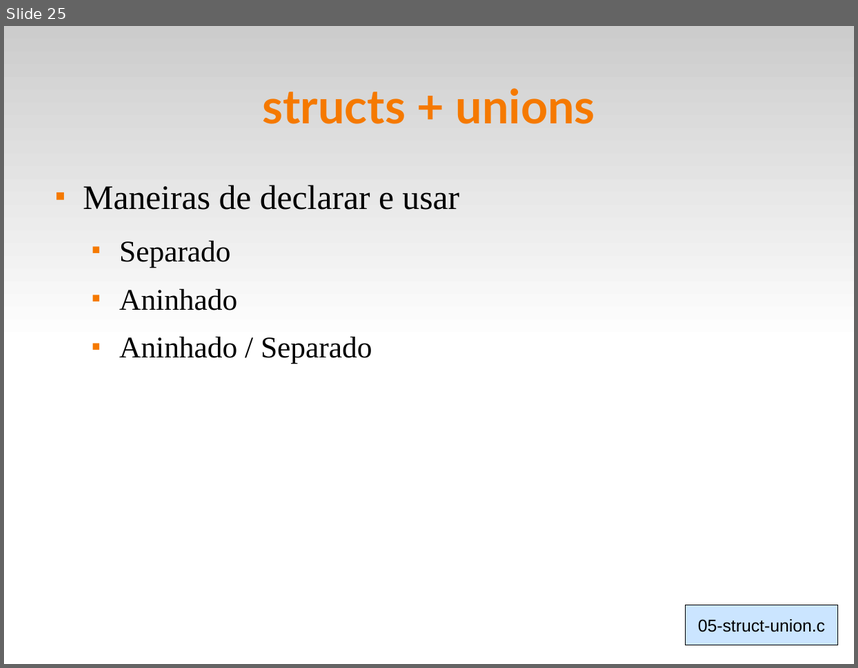
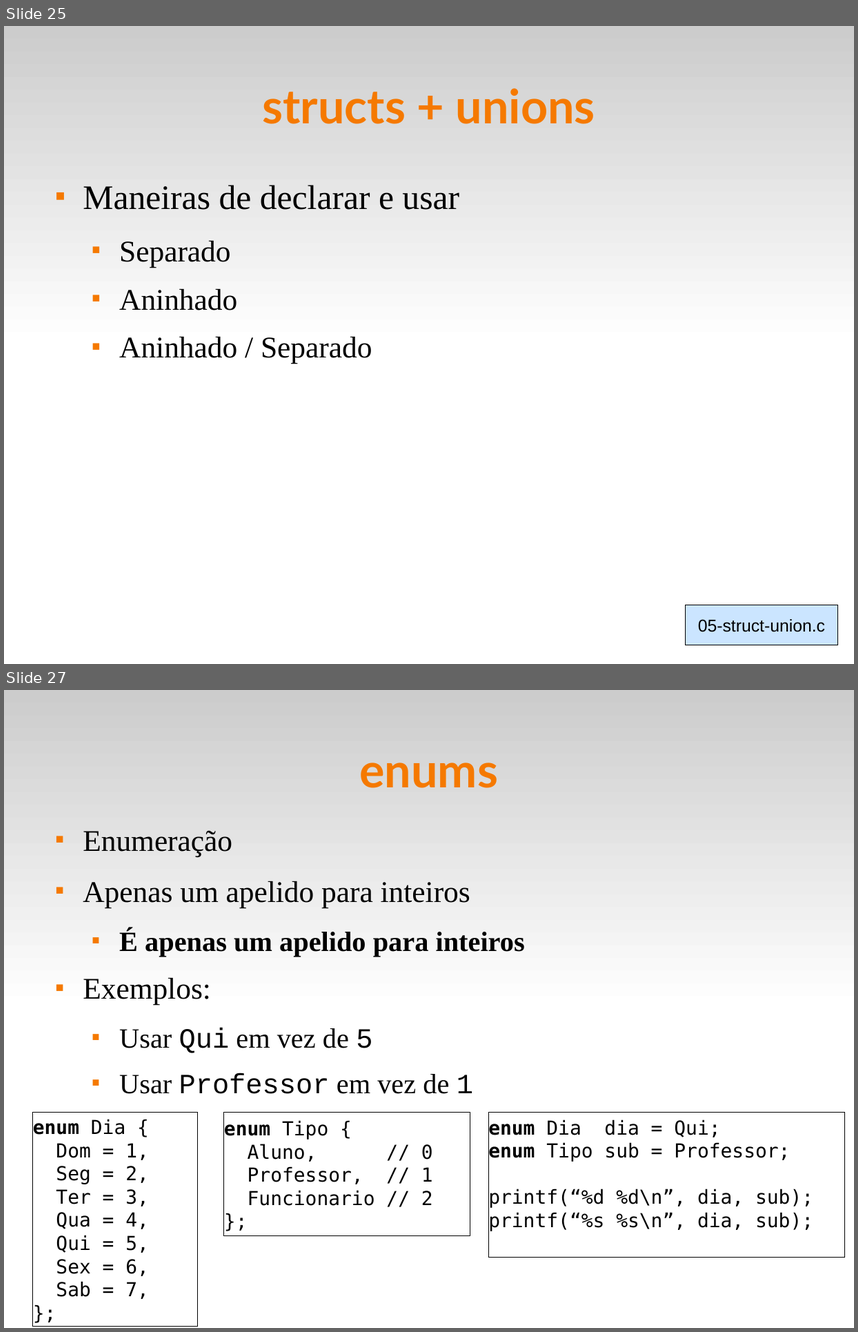
Before and after one commit to fsantanna-uerj/LP1, a slide deck: Slides/lp1-07-compostos.odp. Shown one above the other, each under a label of ours: slide 25 before the commit, slides 25 and 27 after it; the slides between them are not shown. The pictures are 858x668 and 858x1332 pixels, drawn with LibreOffice and Linux fonts; fonts in the diff are those of the drawing. Boxes give left, top, right and bottom in pixels: in the first picture for what was removed or moved away, otherwise in the second. Text is boxed around its words. In the diff, an @@ line names an element or a change of style, - is before the commit and + after.

```diff
--- a/Slides/lp1-07-compostos.odp
+++ b/Slides/lp1-07-compostos.odp
@@ slide 27 added at bbox=[4, 690, 854, 1328], background #FFFFFF; not listed: 1 template element that a slide beside it also shows @@
@@ title added at bbox=[359, 762, 498, 788], 44 pt, text #F57900, bold @@
+enums
@@ text added at bbox=[83, 830, 525, 1094], 26 pt, text #000000 @@
+■ Enumeração
+■ Apenas um apelido para inteiros
+  ■ É apenas um apelido para inteiros
+■ Exemplos:
+  ■ Usar Qui em vez de 5
+  ■ Usar Professor em vez de 1
@@ rectangle added at bbox=[32, 1112, 197, 1325], fill #FFFFFF, outline #000000 0 pt, 18 pt, text #000000 @@
+enum Dia {
+Dom = 1,
+Seg = 2,
+Ter = 3,
+Qua = 4,
+Qui = 5,
+Sex = 6,
+Sab = 7,
+};
@@ rectangle added at bbox=[224, 1112, 470, 1235], fill #FFFFFF, outline #000000 0 pt, 18 pt, text #000000 @@
+enum Tipo {
+Aluno, // 0
+Professor, // 1
+Funcionario // 2
+};
@@ rectangle added at bbox=[488, 1113, 845, 1257], fill #FFFFFF, outline #000000 0 pt, 18 pt, text #000000 @@
+enum Dia dia = Qui;
+enum Tipo sub = Professor;
+printf(“%d %d\n”, dia, sub);
+printf(“%s %s\n”, dia, sub);
```
Also in this commit, not shown: 1 slide changed, 1 other slide added, 3 slides removed, 3 other files.
